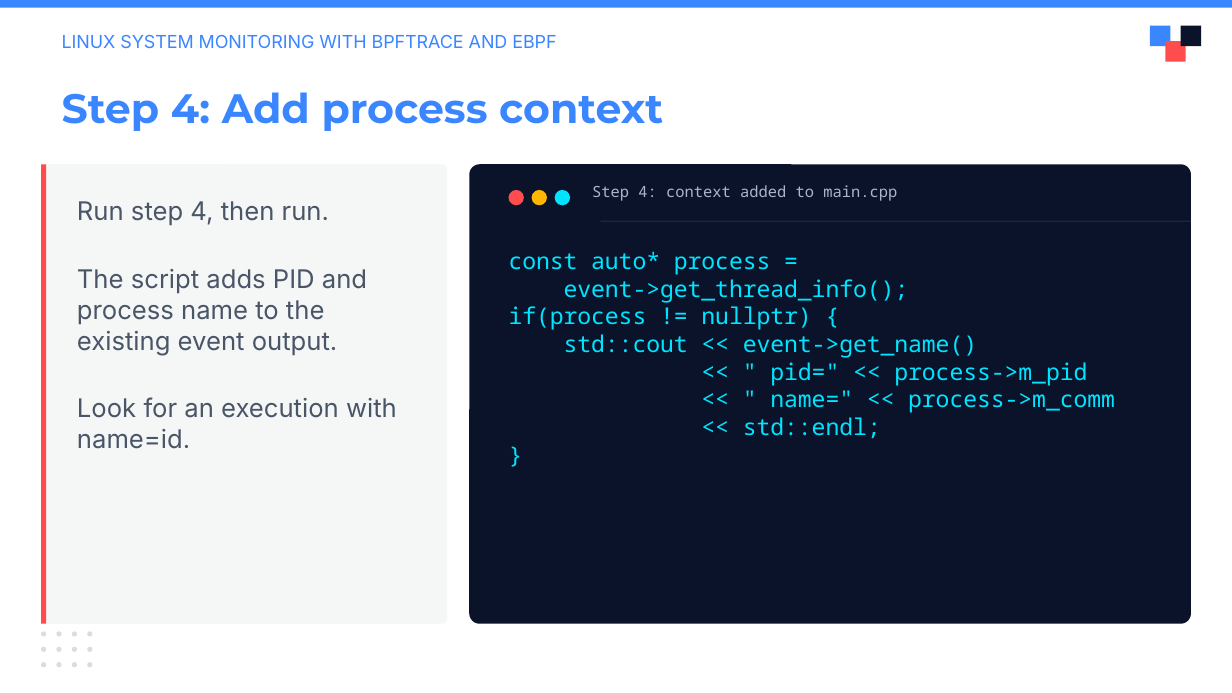
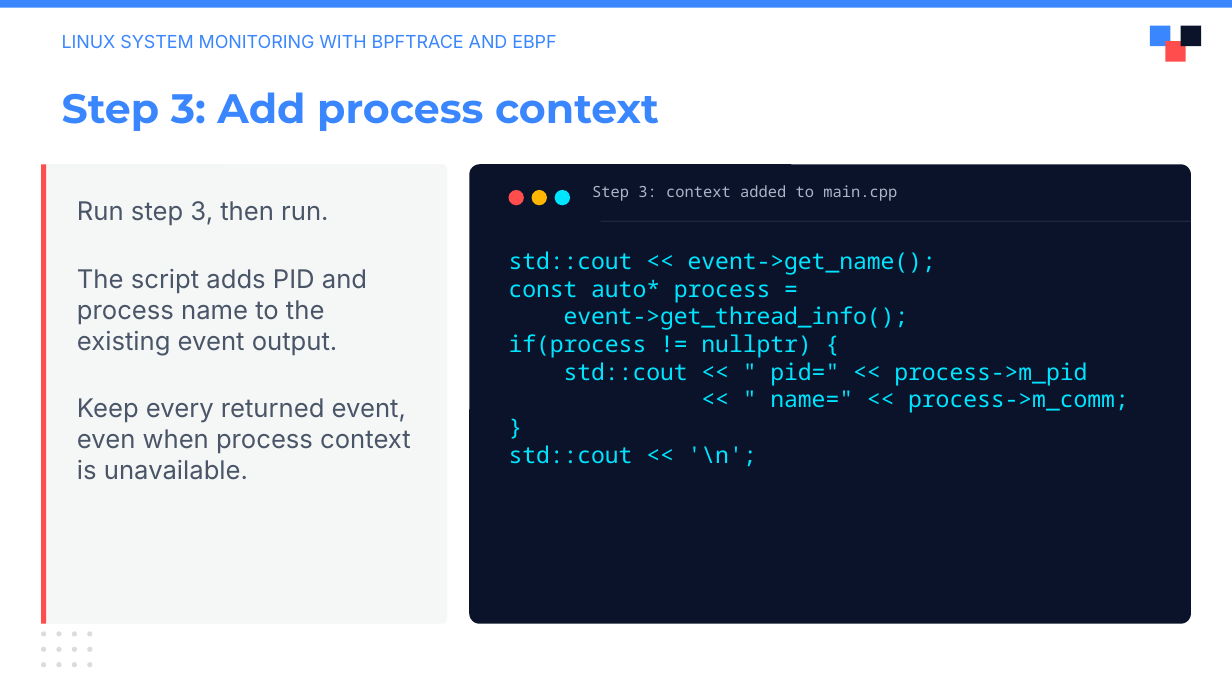
Before and after one commit to julianshalaby-perj/falco-libs-workshop, a slide deck: slide 11 of presentation/falco-libs-intro.pptx (slide 12 before the commit). Drawn at 1232x693 pixels with LibreOffice and Linux fonts; fonts in the diff are those of the drawing; background and template pictures are left out. Boxes give left, top, right and bottom in pixels: in the first picture for what was removed or moved away, otherwise in the second. Text is boxed around its words. In the diff, an @@ line names an element or a change of style, - is before the commit and + after.

```diff
--- a/presentation/falco-libs-intro.pptx
+++ b/presentation/falco-libs-intro.pptx
@@ text at [62,92,659,131]: text changed @@
-Step 4: Add process context
+Step 3: Add process context
@@ text at [77,201,328,226]: text changed @@
-Run step 4, then run.
+Run step 3, then run.
@@ text at [592,185,897,201]: text changed @@
-Step 4: context added to main.cpp
+Step 3: context added to main.cpp
@@ text at [509,251,936,275]: paragraph added @@
+std::cout << event->get_name();
@@ text at [564,362,1129,413]: text changed @@
-std::cout << event->get_name()
-<< " pid=" << process->m_pid
-<< " name=" << process->m_comm
-<< std::endl;
+std::cout << " pid=" << process->m_pid
+<< " name=" << process->m_comm;
@@ text at [77,398,411,480]: text changed @@
-Look for an execution with name=id.
+Keep every returned event, even when process context is unavailable.
@@ text at [509,445,757,467]: paragraph added @@
+std::cout << '\n';
```
Also in this commit, not shown: 5 other slides changed, 1 slide removed.
